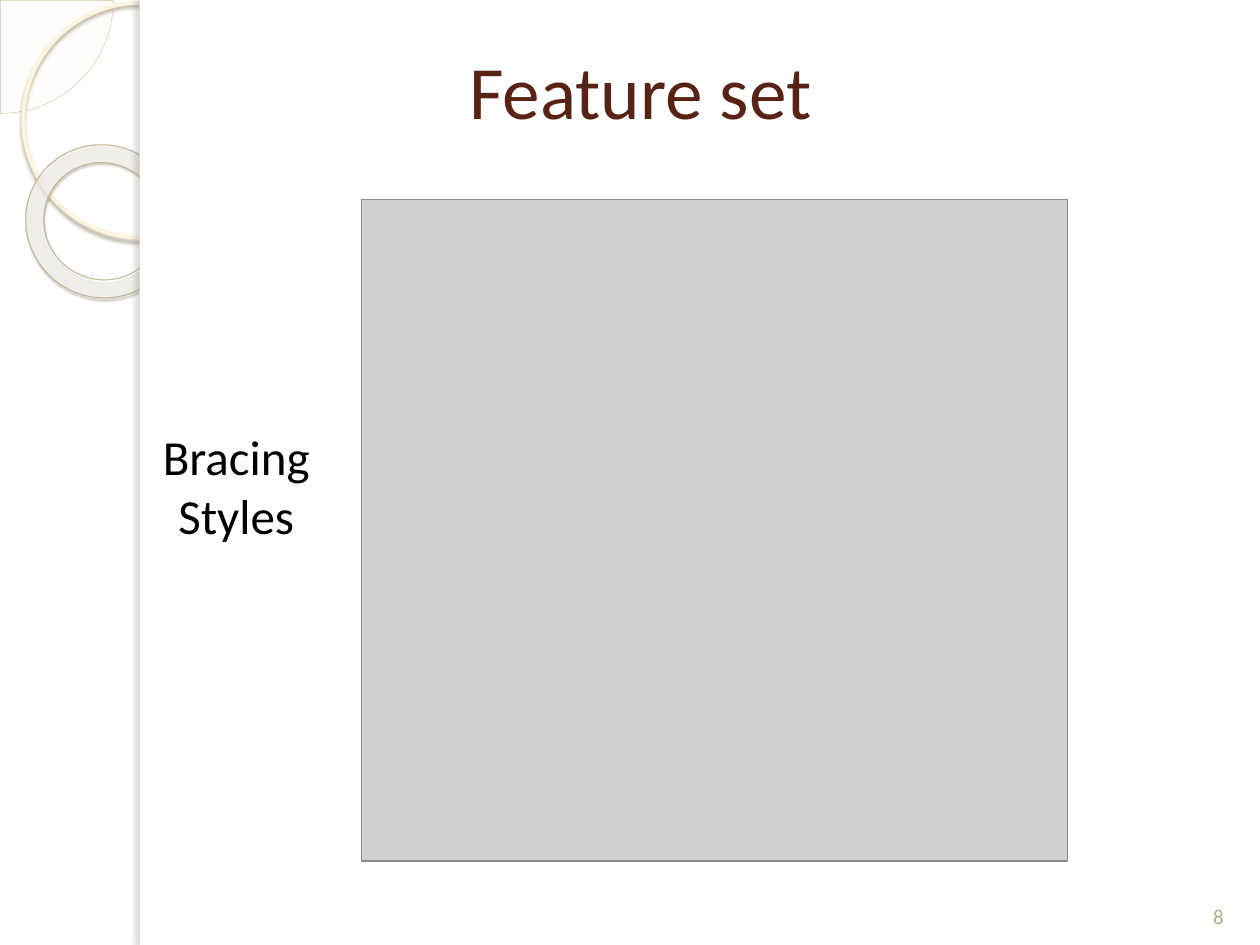
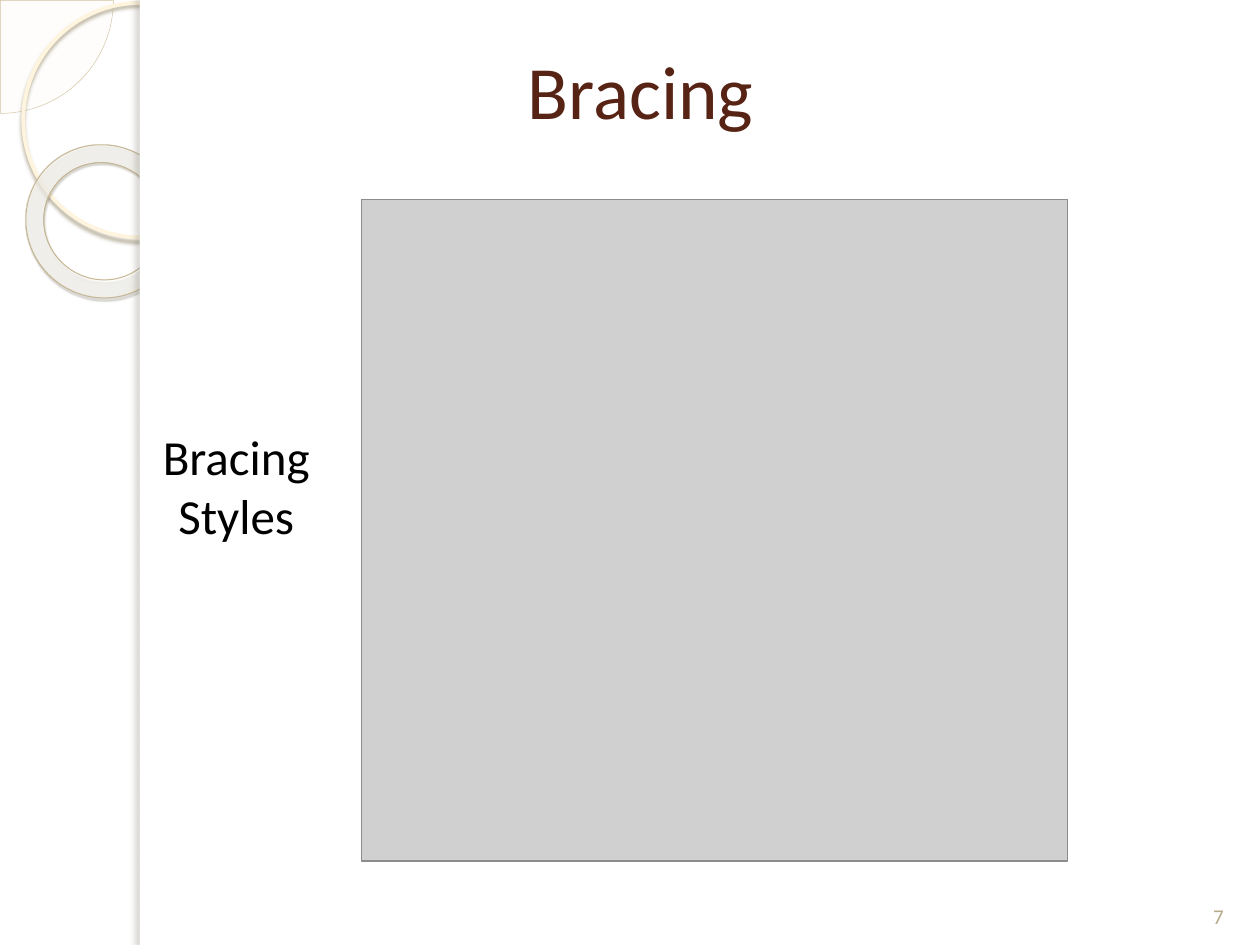
Before and after one commit to Yasin55189/SPL-1, a slide deck: slide 7 of final presentation.pptx (slide 8 before the commit). Drawn at 1260x945 pixels with LibreOffice and Linux fonts; fonts in the diff are those of the drawing; grey boxes stand for pictures; background and template pictures are left out. Boxes give left, top, right and bottom in pixels: in the first picture for what was removed or moved away, otherwise in the second. Text is boxed around its words. In the diff, an @@ line names an element or a change of style, - is before the commit and + after.

```diff
--- a/final presentation.pptx
+++ b/final presentation.pptx
@@ title at box(528, 67, 753, 132): text changed @@
-Feature set
+Bracing
@@ page number at box(1213, 910, 1224, 924): text changed @@
-8
+7
```
Also in this commit, not shown: 5 other slides changed, 1 slide added, 2 slides removed.
